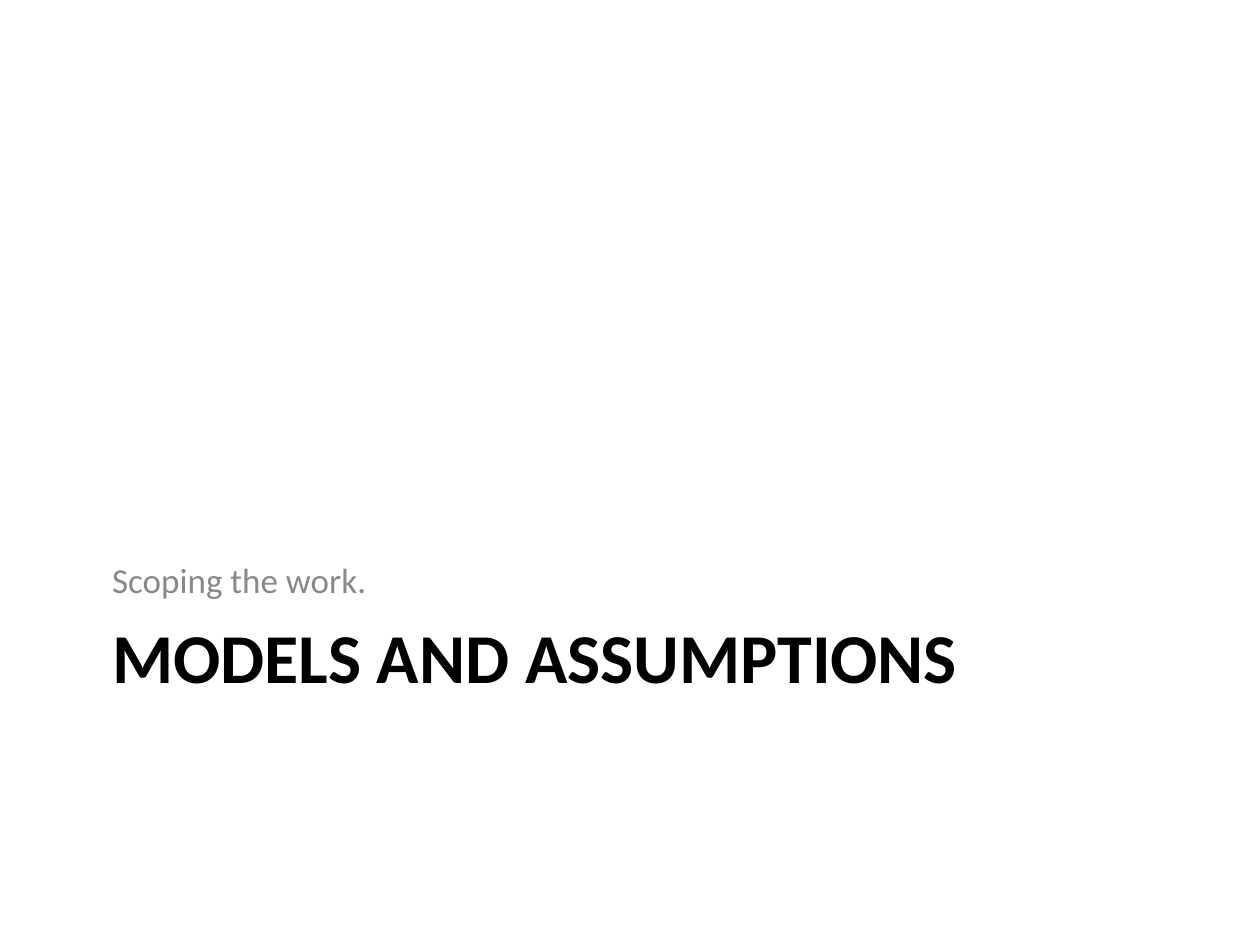
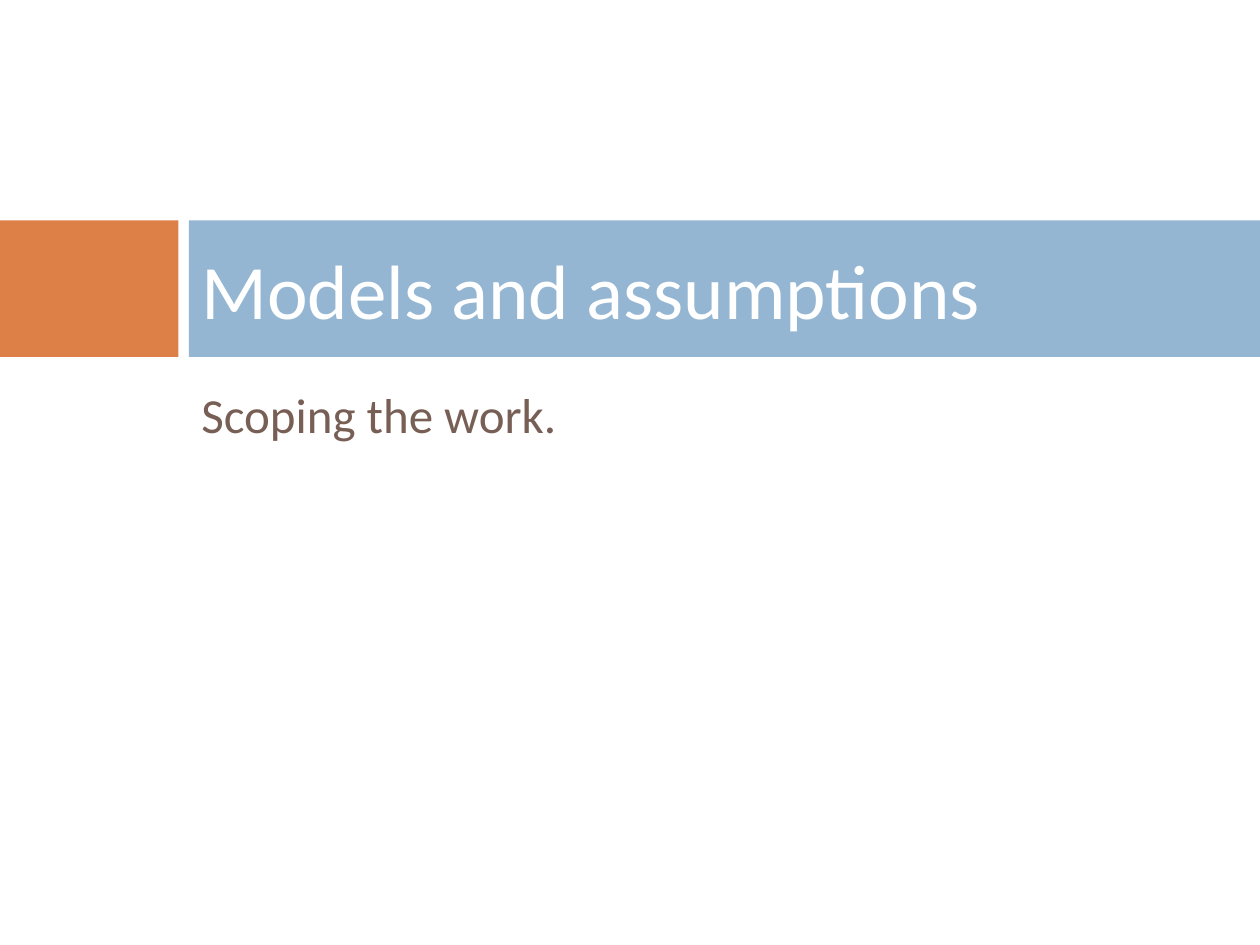
Before and after one commit to mazzas/School, a slide deck: slide 15 of SE4960/Journal Club/Minimum Latency Data Diffusion in Intermittently Connected Mobile.ppt. Drawn at 1260x945 pixels with LibreOffice and Linux fonts; fonts in the diff are those of the drawing; background and template pictures are left out. Boxes give left, top, right and bottom in pixels: in the first picture for what was removed or moved away, otherwise in the second. Text is boxed around its words. In the diff, an @@ line names an element or a change of style, - is before the commit and + after.

```diff
--- a/SE4960/Journal Club/Minimum Latency Data Diffusion in Intermittently Connected Mobile.ppt
+++ b/SE4960/Journal Club/Minimum Latency Data Diffusion in Intermittently Connected Mobile.ppt
@@ rectangle added at bbox=[0, 220, 179, 357], fill #DD8047 @@
@@ title "Models and assumptions" at bbox=[201, 265, 980, 332]: vertical alignment top to middle @@
@@ rectangle added at bbox=[189, 220, 1260, 357], fill #94B6D2 @@
@@ title at bbox=[201, 265, 980, 332]: text changed; size 40 to 44 pt; text colour #000000 to #FFFFFF; bold off @@
-MODELS AND ASSUMPTIONS
+Models and assumptions
@@ text "Scoping the work.": place and size @@
-text "Scoping the work." at bbox=[112, 569, 366, 599]
+text "Scoping the work." at bbox=[201, 399, 556, 442]
@@ text "Scoping the work." at bbox=[201, 399, 556, 442]: size 20 to 28 pt, text colour #898989 to #775F55; more space between paragraphs; vertical alignment bottom to top @@
```
Also in this commit, not shown: 31 other slides changed, 5 slides added, 3 slides removed, 3 other files.
